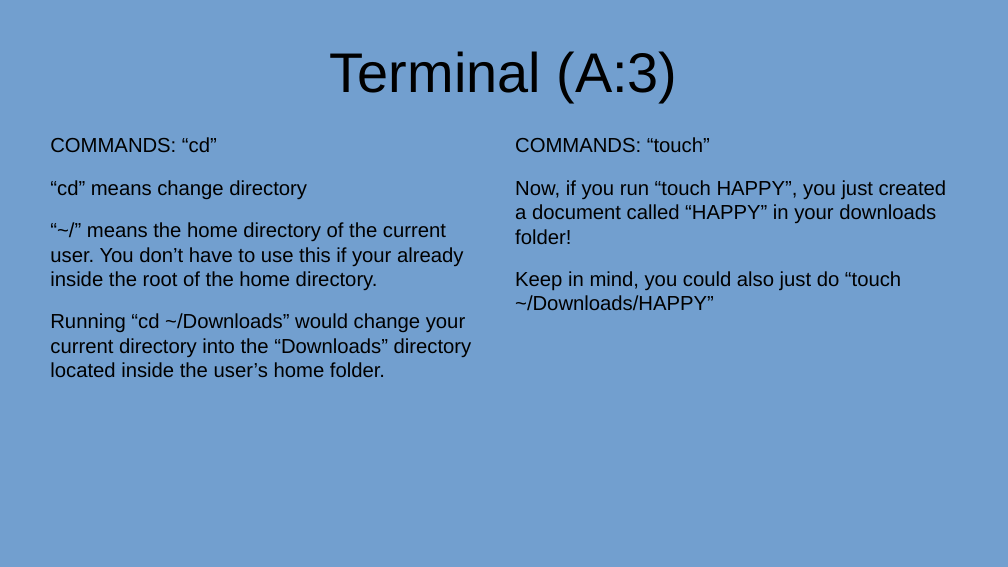
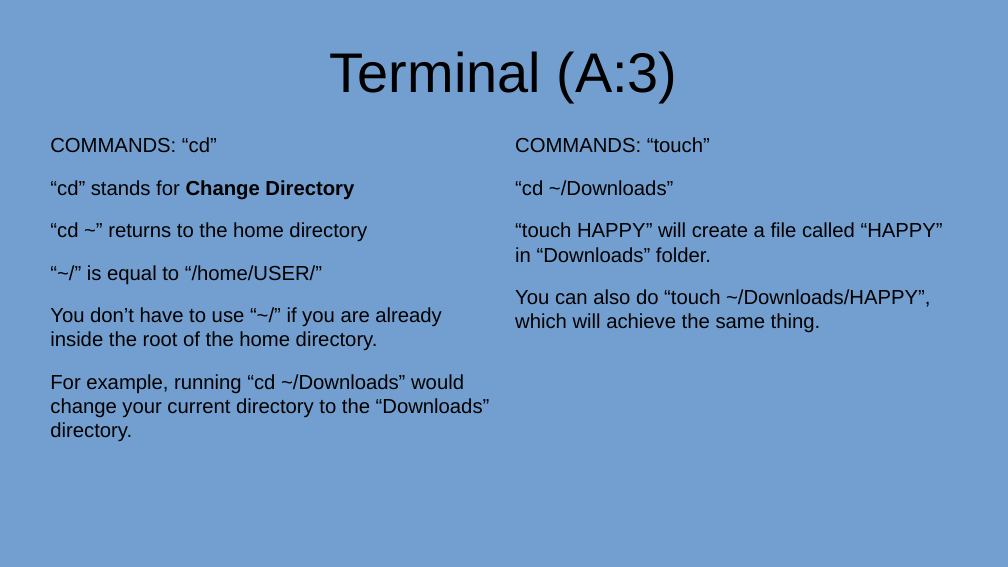
Before and after one commit to AnAncientForce/sysZ, a slide deck: slide 4 of Guide.odp. Drawn at 1008x567 pixels with LibreOffice and Linux fonts; fonts in the diff are those of the drawing. Boxes give left, top, right and bottom in pixels: in the first picture for what was removed or moved away, otherwise in the second. Text is boxed around its words. In the diff, an @@ line names an element or a change of style, - is before the commit and + after.

```diff
--- a/Guide.odp
+++ b/Guide.odp
@@ text at bbox=[50, 180, 490, 441]: text changed @@
-“cd” means change directory
-“~/” means the home directory of the current user. You don’t have to use this if your already inside the root of the home directory.
-Running “cd ~/Downloads” would change your current directory into the “Downloads” directory located inside the user’s home folder.
+“cd” stands for Change Directory
+“cd ~” returns to the home directory
+“~/” is equal to “/home/USER/”
+You don’t have to use “~/” if you are already inside the root of the home directory.
+For example, running “cd ~/Downloads” would change your current directory to the “Downloads” directory.
@@ text at bbox=[515, 180, 943, 332]: text changed @@
-Now, if you run “touch HAPPY”, you just created a document called “HAPPY” in your downloads folder!
-Keep in mind, you could also just do “touch ~/Downloads/HAPPY”
+“cd ~/Downloads”
+“touch HAPPY” will create a file called “HAPPY” in “Downloads” folder.
+You can also do “touch ~/Downloads/HAPPY”, which will achieve the same thing.
```
Also in this commit, not shown: 3 other slides changed, 1 slide added, 1 other file.
